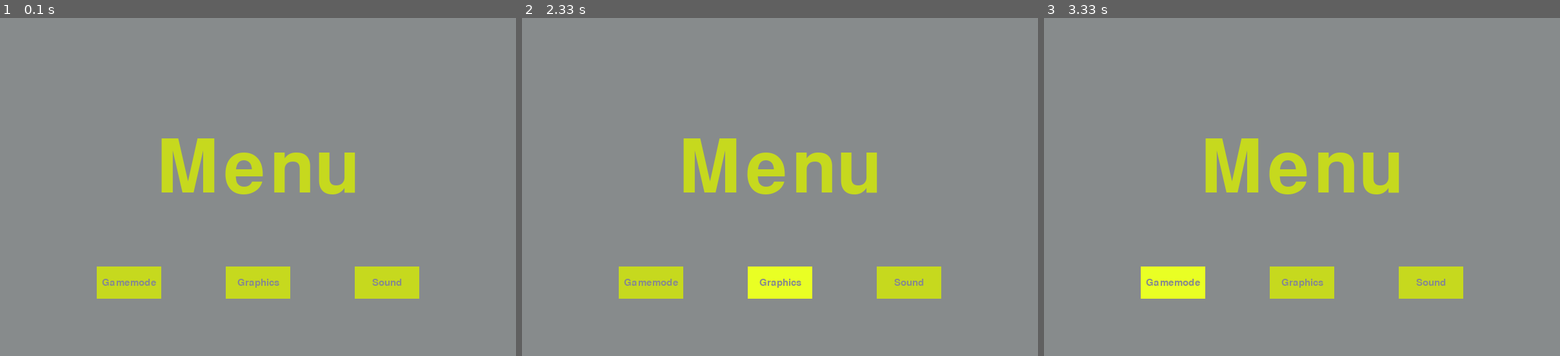
Above: before the commit, frames 1-3 (left to right).
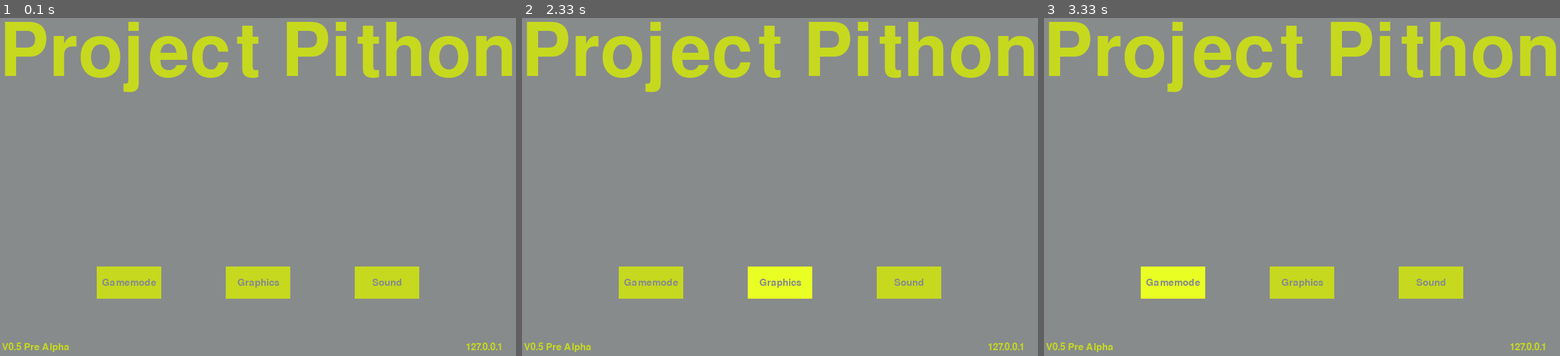
Above: after the commit, the same moments.

Repository: jamesrmuir/Creme_eggs
Game: pygame game, started from Launcher.py
Two runs of this game, one before a commit and one after it. Both use one fixed random seed, a clock stepped at 60 frames per second and the inputs below.
Inputs (mouse positions are in pixels of both pictures, inside the frame that each line leads up to):
- Up to frame 1 (0.1 s): no input
- Up to frame 2 (2.33 s): click "Gamemode" at 0.42 s; click (780, 193) at 0.77 s; click "Graphics" at 2.1 s
- Up to frame 3 (3.33 s): click (1307, 210) at 2.43 s; click "Gamemode" at 3.27 s

The runs differ from the first frame. In frame 1, 9.8% of the frame differs, in the area x 0-100%, y 1-99%; in frame 2, 9.8%; in frame 3, 9.8%.

Commit message:
Launcher V0.5 Pre Alpha
Added Ip getting

Diff:
--- a/Launcher.py
+++ b/Launcher.py
@@ -1,10 +1,12 @@
 #Metadata======================================================================#
 __author__ = "James"
-#Import========================================================================#
+#Imports modules===============================================================#
 import commonVariables
 import pygame
+import socket
 
 #Variables=====================================================================#
+#Defines colour
 black        = (  0,  0,  0)
 white        = (255,255,255)
 red          = (200,  0,  0)
@@ -14,6 +16,9 @@
 grey         = (135,139,140)
 yellow       = (198,217, 30)
 brightYellow = (233,255, 36)
+
+#Defines user Ip
+userIp = socket.gethostbyname(socket.gethostname())
 
 #Functions=====================================================================#
 #Creates yellow text
@@ -27,7 +32,7 @@
     return textSurface, textSurface.get_rect()
 
 #Button function that creates buttons
-def button(msg,x,y,w,h,ic,ac,action=None):
+def button(msg,x,y,w,h,ic,ac,textObjects,action=None):
 
     mouse = pygame.mouse.get_pos()
     click = pygame.mouse.get_pressed()
@@ -41,10 +46,11 @@
         pygame.draw.rect(gameDisplay, ic,(x,y,w,h))
 
     smallText = pygame.font.SysFont("freesansbold.ttf",22)
-    textSurf, textRect = textObjectsGrey(msg, smallText)
+    textSurf, textRect = textObjects(msg, smallText)
     textRect.center = ( (x+(w/2)), (y+(h/2)) )
     gameDisplay.blit(textSurf, textRect)
 
+#Gets the user's ip
 def mainMenu():
 
     menuLoop = True
@@ -63,24 +69,28 @@
         largeText = pygame.font.Font("freesansbold.ttf", 115)
         smallText = pygame.font.Font("freesansbold.ttf",  20)
 
-        #Displays menu
-        TextSurf, TextRect = textObjectsYellow("Menu", largeText)
-
-
-        TextRect.center = ((commonVariables.displayWidth/2),(commonVariables.displayHeight/2))
+        #Displays title
+        TextSurf, TextRect = textObjectsYellow("Project Pithon", largeText)
+        TextRect.center = ((commonVariables.displayWidth/2),(commonVariables.displayHeight/5))
         gameDisplay.blit(TextSurf, TextRect)
 
         #Gets mouse position
         mouse = pygame.mouse.get_pos()
 
         #Button One
-        button("Gamemode",150,450,100,50,yellow,brightYellow,testFunction)
+        button("Gamemode",150,450,100,50,yellow,brightYellow,textObjectsGrey,testFunction)
 
         #Button Two
-        button("Graphics",350,450,100,50,yellow,brightYellow,testFunction)
+        button("Graphics",350,450,100,50,yellow,brightYellow,textObjectsGrey,testFunction)
 
         #Button Three
-        button("Sound",550,450,100,50,yellow,brightYellow,testFunction)
+        button("Sound",550,450,100,50,yellow,brightYellow,textObjectsGrey,testFunction)
+
+        #IP Display
+        button(userIp,700,550,100,50,grey,grey,textObjectsYellow,testFunction)
+
+        #Version display
+        button("V0.5 Pre Alpha",5,550,100,50,grey,grey,textObjectsYellow,testFunction)
 
         #Update display
         pygame.display.update()
@@ -95,8 +105,8 @@
 
 gameDisplay = pygame.display.set_mode((commonVariables.displayWidth
                                        ,commonVariables.displayHeight))
-pygame.display.set_caption("Menu")
+pygame.display.set_caption("Launcher")
 clock = pygame.time.Clock()
 
-#Calls variable
+#Calls functions
 mainMenu()
